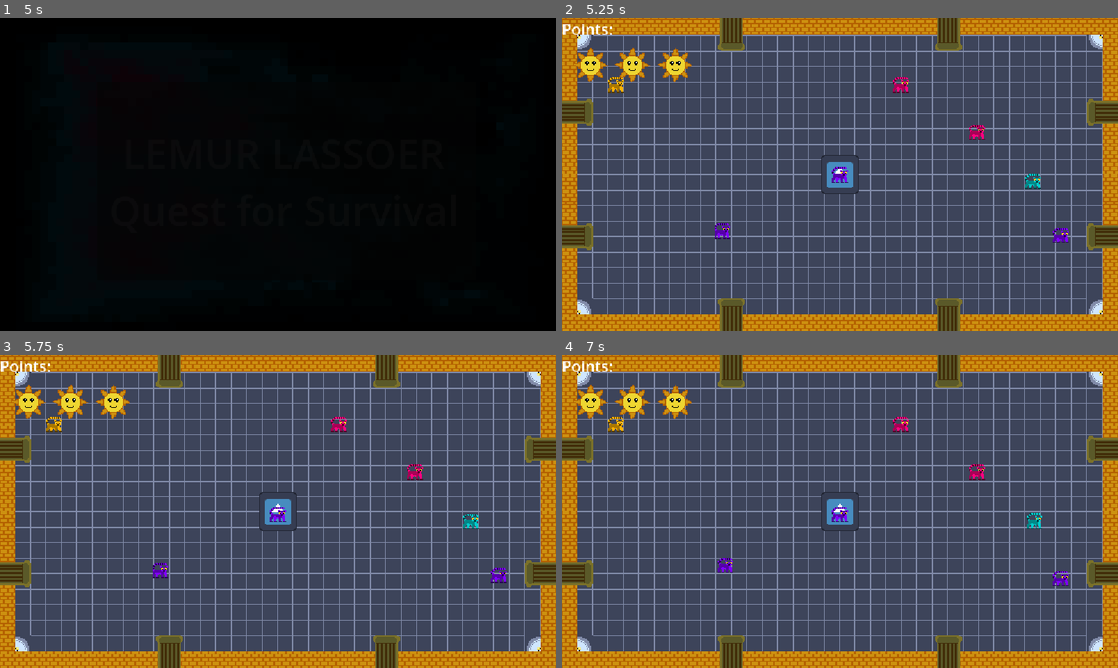
Above: before the commit, frames 1-4 (two rows, left to right).
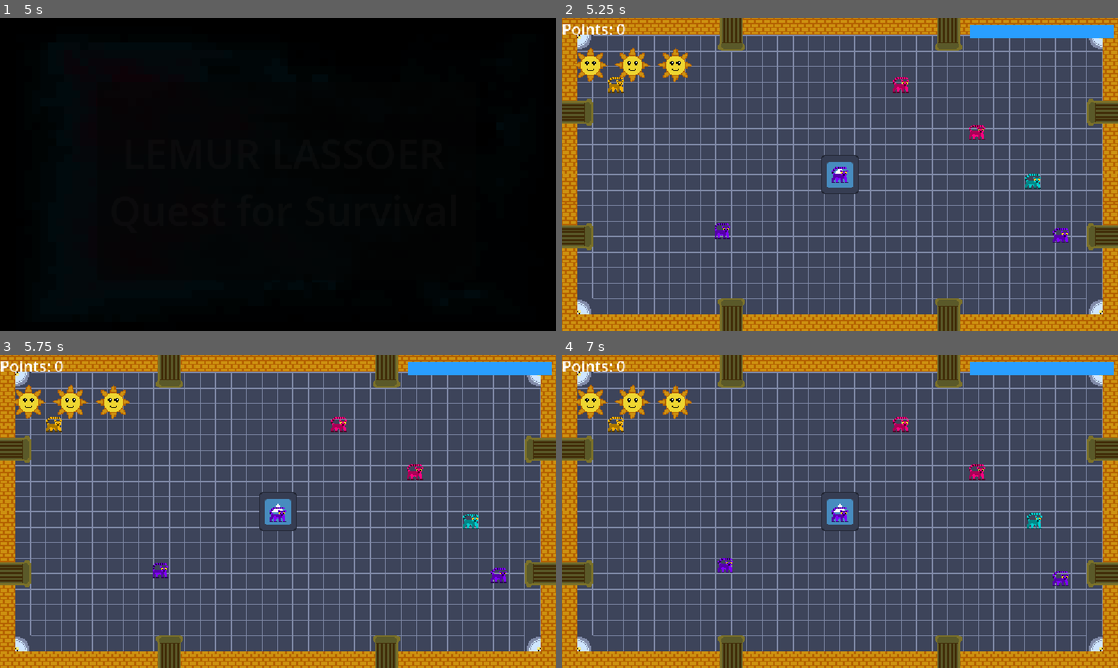
Above: after the commit, the same moments.

Repository: GarterSnake502/InnocentLemurs
Game: Godot game, scene res://Scenes/intro.tscn
Two runs of this game, one before a commit and one after it. Both use one fixed random seed, a clock stepped at 60 frames per second and the inputs below. The engine's default icon, where the game draws it, is replaced by a stand-in: a white triangle on a blue panel in a dark square.
Inputs (mouse positions are in pixels of both pictures, inside the frame that each line leads up to):
- Up to frame 1 (5 s): tap Space at 0.5 s; move the mouse to (400, 158) at 0.52 s; tap Enter (ui_accept) at 0.6, 0.77, 1.07, 1.35, 1.52, 1.82, 2.1, 2.85, 3.02, 3.32, 3.6, 3.77, 4.07, 4.35, 4.52, 4.82 s; click (400, 158) at 0.67 s; move the mouse to (166, 190) at 1.27 s; click (166, 190) at 1.42 s; move the mouse to (333, 105) at 2.02 s; click (333, 105) at 2.17 s; move the mouse to (250, 237) at 2.77 s; click (250, 237) at 2.92 s; move the mouse to (444, 221) at 3.52 s; click (444, 221) at 3.67 s; move the mouse to (111, 127) at 4.27 s; click (111, 127) at 4.42 s
- Up to frame 2 (5.25 s): move the mouse to (867, 174) at 5.02 s; tap Enter (ui_accept) at 5.1 s; click (867, 174) at 5.17 s
- Up to frame 3 (5.75 s): no input
- Up to frame 4 (7 s): tap Enter (ui_accept) at 5.75, 5.85, 6.02, 6.32, 6.5, 6.6, 6.77 s; move the mouse to (756, 433) at 5.77 s; click (756, 433) at 5.92 s; move the mouse to (962, 495) at 6.52 s; click (962, 495) at 6.67 s

Frame 1 is identical in both runs. In frame 2, 1.1% of the frame differs, in the area x 9-100%, y 2-7%; in frame 3, 1.1%; in frame 4, 1.1%.

Commit message:
Lemur queue free

Diff:
--- a/Scenes/Factory.tscn
+++ b/Scenes/Factory.tscn
@@ -11,6 +11,9 @@
 
 [sub_resource type="CircleShape2D" id="CircleShape2D_82hr6"]
 radius = 28.284271
+
+[sub_resource type="StyleBoxFlat" id="StyleBoxFlat_52kl0"]
+bg_color = Color(0.15929937, 0.61722416, 0.9999998, 1)
 
 [sub_resource type="Animation" id="Animation_wu7b3"]
 length = 0.001
@@ -120,7 +123,7 @@
 offset_right = 40.0
 offset_bottom = 23.0
 theme_override_font_sizes/font_size = 32
-text = "Points: "
+text = "Points: 0"
 
 [node name="sun1" type="Sprite2D" parent="CanvasLayer" unique_id=1311740987]
 position = Vector2(59, 98)
@@ -145,6 +148,16 @@
 grow_vertical = 2
 color = Color(0, 0, 0, 0)
 
+[node name="nextWaveTime" type="ProgressBar" parent="CanvasLayer" unique_id=2132743584]
+offset_left = 846.0
+offset_top = 14.0
+offset_right = 1144.0
+offset_bottom = 41.0
+theme_override_styles/fill = SubResource("StyleBoxFlat_52kl0")
+max_value = 10.0
+value = 10.0
+show_percentage = false
+
 [node name="explosion" type="AudioStreamPlayer" parent="." unique_id=1896251390]
 stream = ExtResource("3_j7huh")
 
